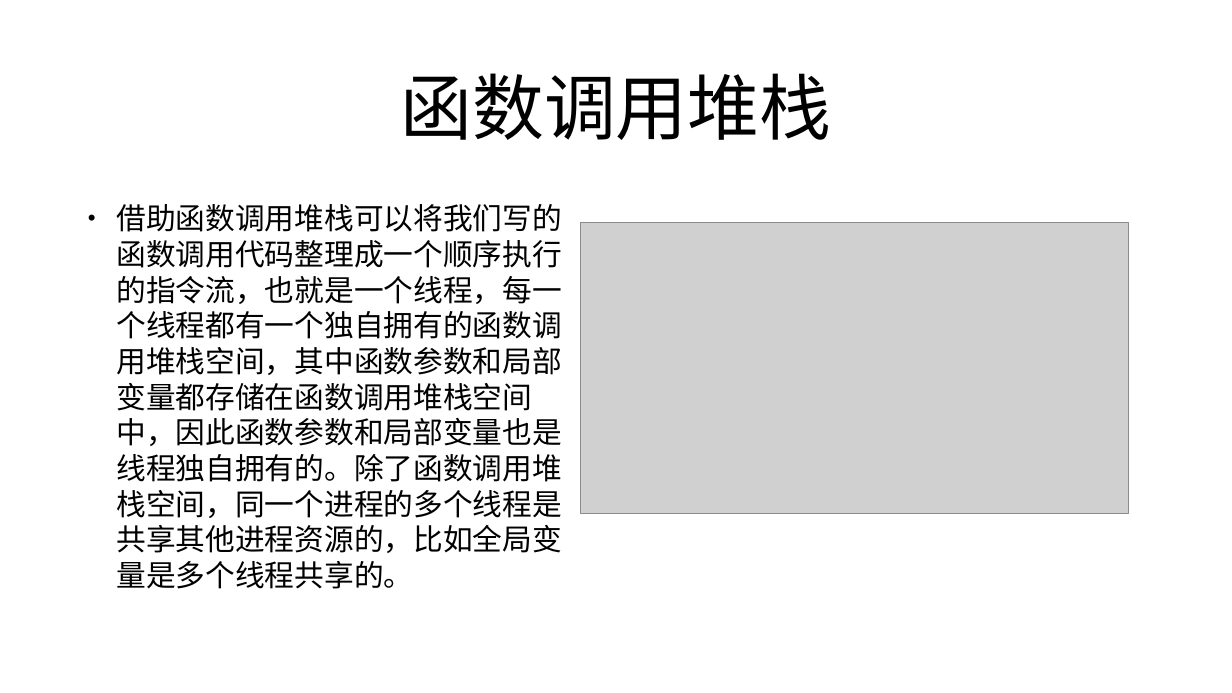
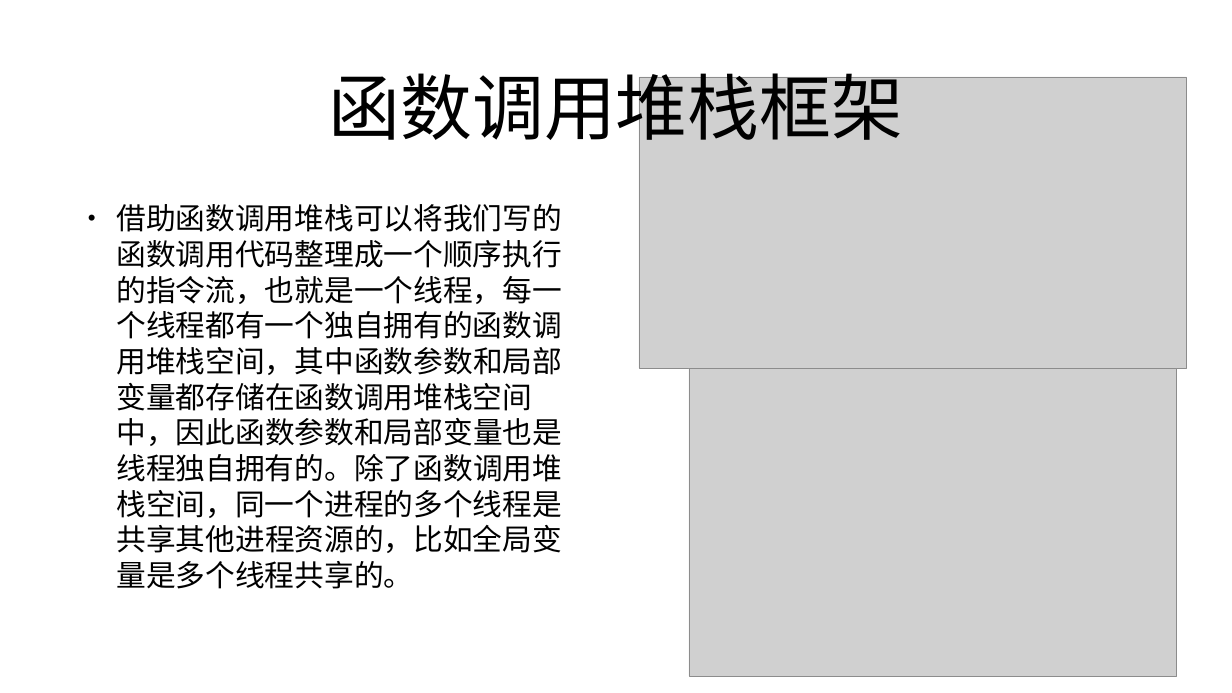
Before and after one commit to mengning/se, a slide deck: slide 98 of ppt/工程化编程实战——代码中的软件工程.pptx (slide 94 before the commit). Drawn at 1232x693 pixels with LibreOffice and Linux fonts; fonts in the diff are those of the drawing; grey boxes stand for pictures. Boxes give left, top, right and bottom in pixels: in the first picture for what was removed or moved away, otherwise in the second. Text is boxed around its words. In the diff, an @@ line names an element or a change of style, - is before the commit and + after.

```diff
--- a/ppt/工程化编程实战——代码中的软件工程.pptx
+++ b/ppt/工程化编程实战——代码中的软件工程.pptx
@@ title at box(329, 61, 904, 152): text changed @@
-函数调用堆栈
+函数调用堆栈框架
@@ picture: place and size @@
-picture at box(581, 222, 1128, 513)
+picture at box(639, 77, 1186, 368)
@@ picture added at box(689, 368, 1177, 676) @@
```
Also in this commit, not shown: 19 other slides changed, 16 slides added, 1 other file.
